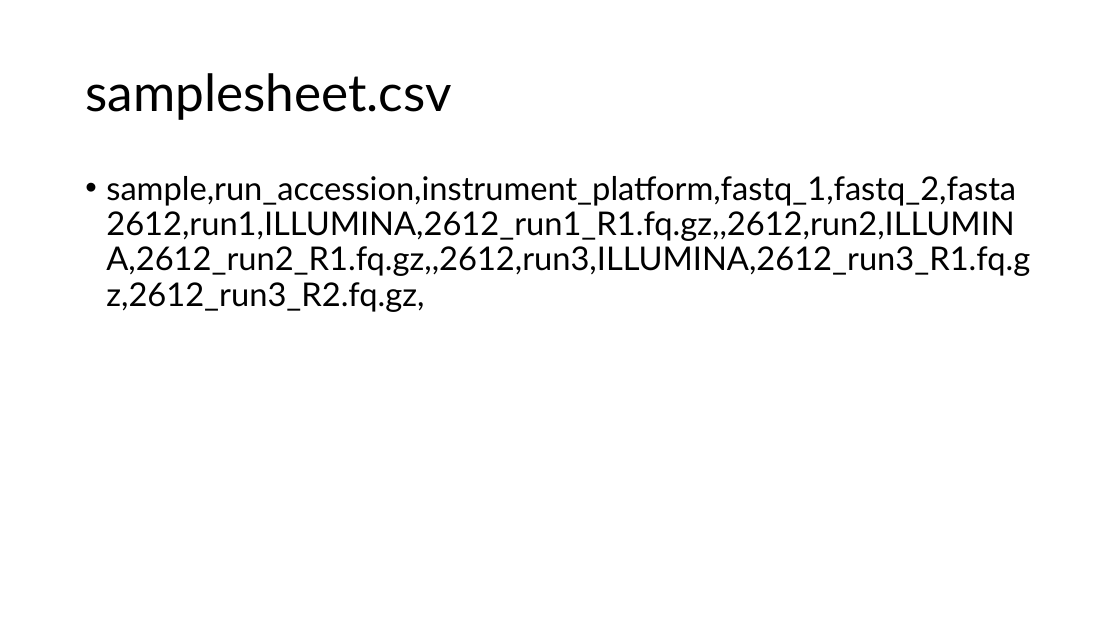
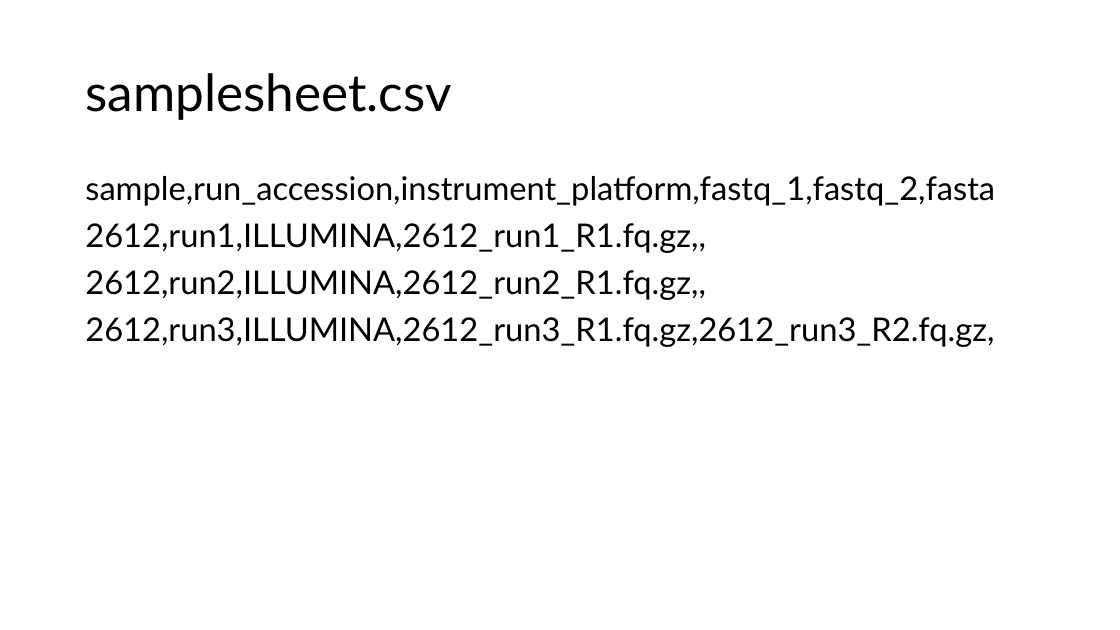
Before and after one commit to biosustain/dsp_metagenomics_training, a slide deck: slide 7 of course_contents/DataProcessing_taxprofiler.pptx. Drawn at 1120x630 pixels with LibreOffice and Linux fonts; fonts in the diff are those of the drawing. Boxes give left, top, right and bottom in pixels: in the first picture for what was removed or moved away, otherwise in the second. Text is boxed around its words. In the diff, an @@ line names an element or a change of style, - is before the commit and + after.

```diff
--- a/course_contents/DataProcessing_taxprofiler.pptx
+++ b/course_contents/DataProcessing_taxprofiler.pptx
@@ text at bbox=[85, 176, 995, 347]: text changed @@
-• sample,run_accession,instrument_platform,fastq_1,fastq_2,fasta2612,run1,ILLUMINA,2612_run1_R1.fq.gz,,2612,run2,ILLUMINA,2612_run2_R1.fq.gz,,2612,run3,ILLUMINA,2612_run3_R1.fq.gz,2612_run3_R2.fq.gz,
+sample,run_accession,instrument_platform,fastq_1,fastq_2,fasta
+2612,run1,ILLUMINA,2612_run1_R1.fq.gz,,
+2612,run2,ILLUMINA,2612_run2_R1.fq.gz,,
+2612,run3,ILLUMINA,2612_run3_R1.fq.gz,2612_run3_R2.fq.gz,
```
Also in this commit, not shown: 4 other slides changed, 5 slides added, 2 slides removed.
